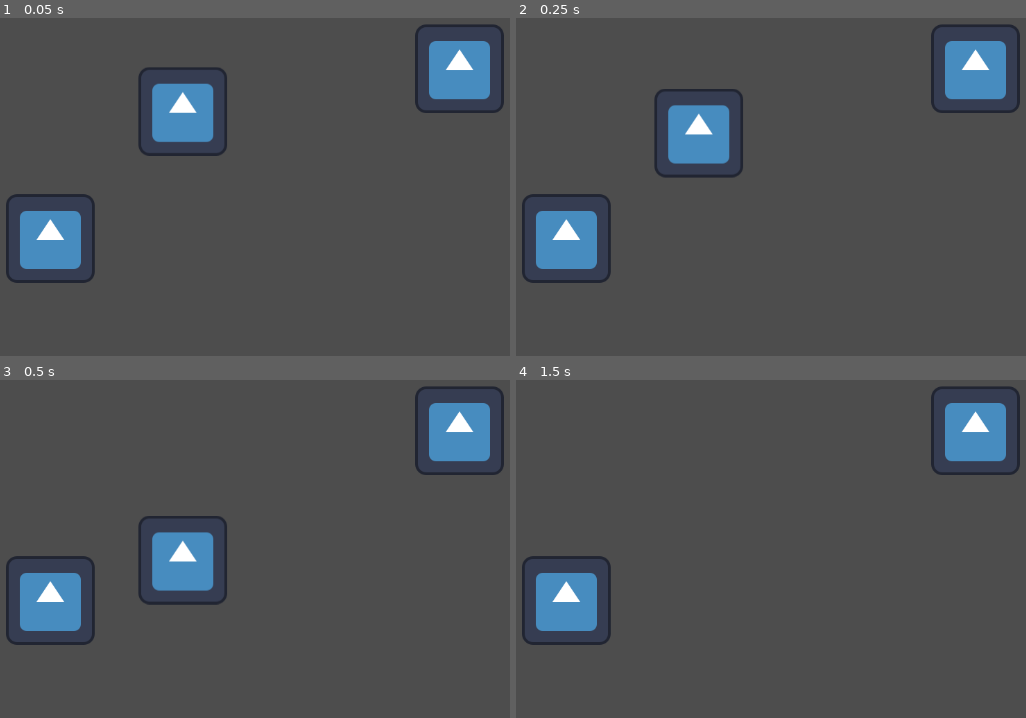
Above: before the commit, frames 1-4 (two rows, left to right).
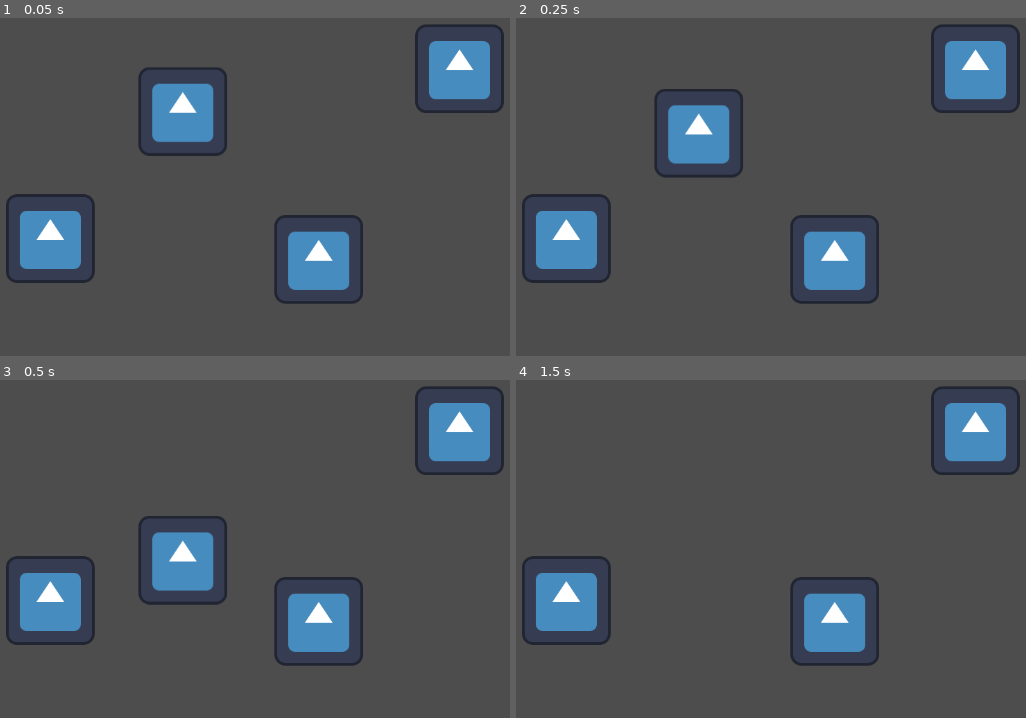
Above: after the commit, the same moments.

Repository: whizary/Pizza-Delivery
Game: Godot game, scene res://main.tscn
The game is run twice, just before and just after one commit, with the same random seed, the same clock (stepped at 60 frames per second) and the same inputs. The engine's default icon, where the game draws it, is replaced by a stand-in: a white triangle on a blue panel in a dark square.
Inputs:
- Up to frame 1 (0.05 s): no input
- Up to frame 2 (0.25 s): no input
- Up to frame 3 (0.5 s): no input
- Up to frame 4 (1.5 s): tap Enter (ui_accept) at 0.5, 0.77, 1.25 s; hold Right (ui_right) from 0.53 s (still down)

The runs differ from the first frame. In frame 1, 2.6% of the frame differs, in the area x 53-72%, y 58-85%; in frame 2, 2.6%; in frame 3, 2.6%; in frame 4, 2.6%.

Commit message:
Update main.tscn

Diff:
--- a/main.tscn
+++ b/main.tscn
@@ -25,3 +25,7 @@
 [node name="Icon2" type="Sprite2D" parent="."]
 position = Vector2(974, 157)
 texture = ExtResource("2_a1g5q")
+
+[node name="Icon3" type="Sprite2D" parent="."]
+position = Vector2(771, 432)
+texture = ExtResource("2_a1g5q")
